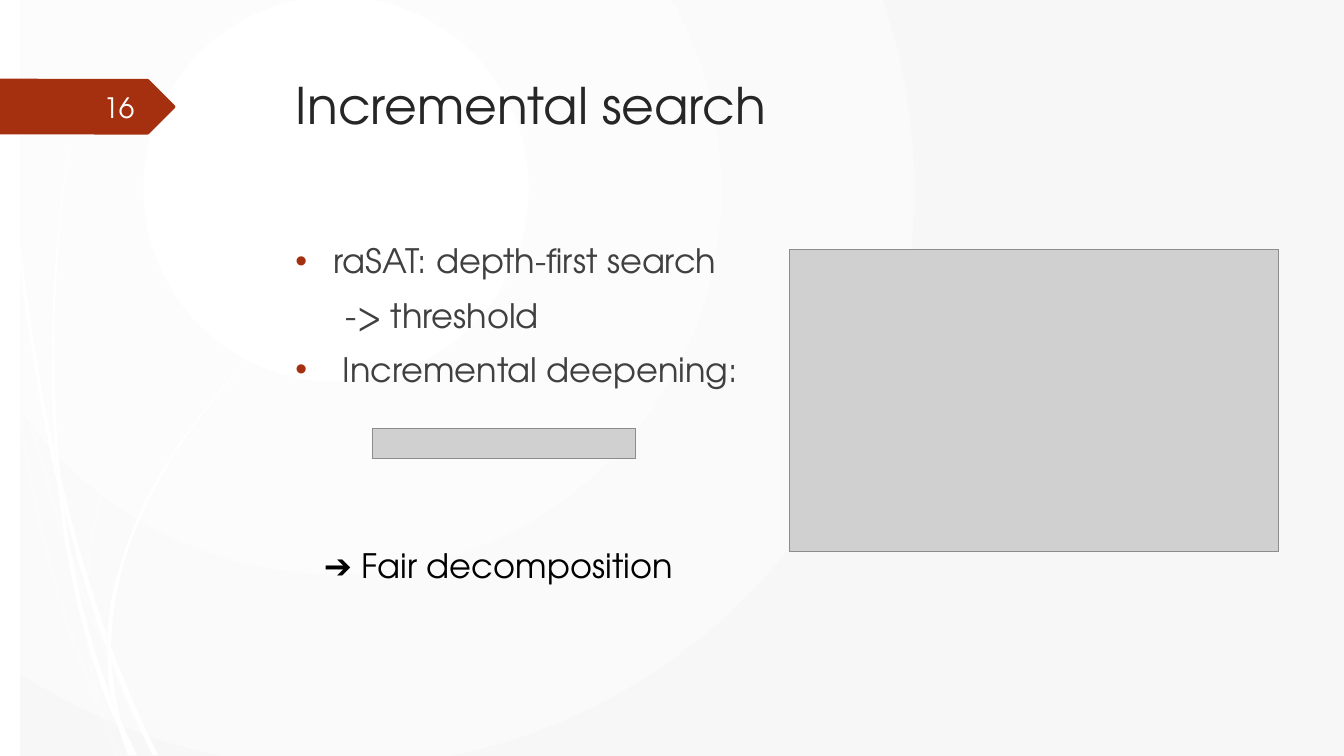
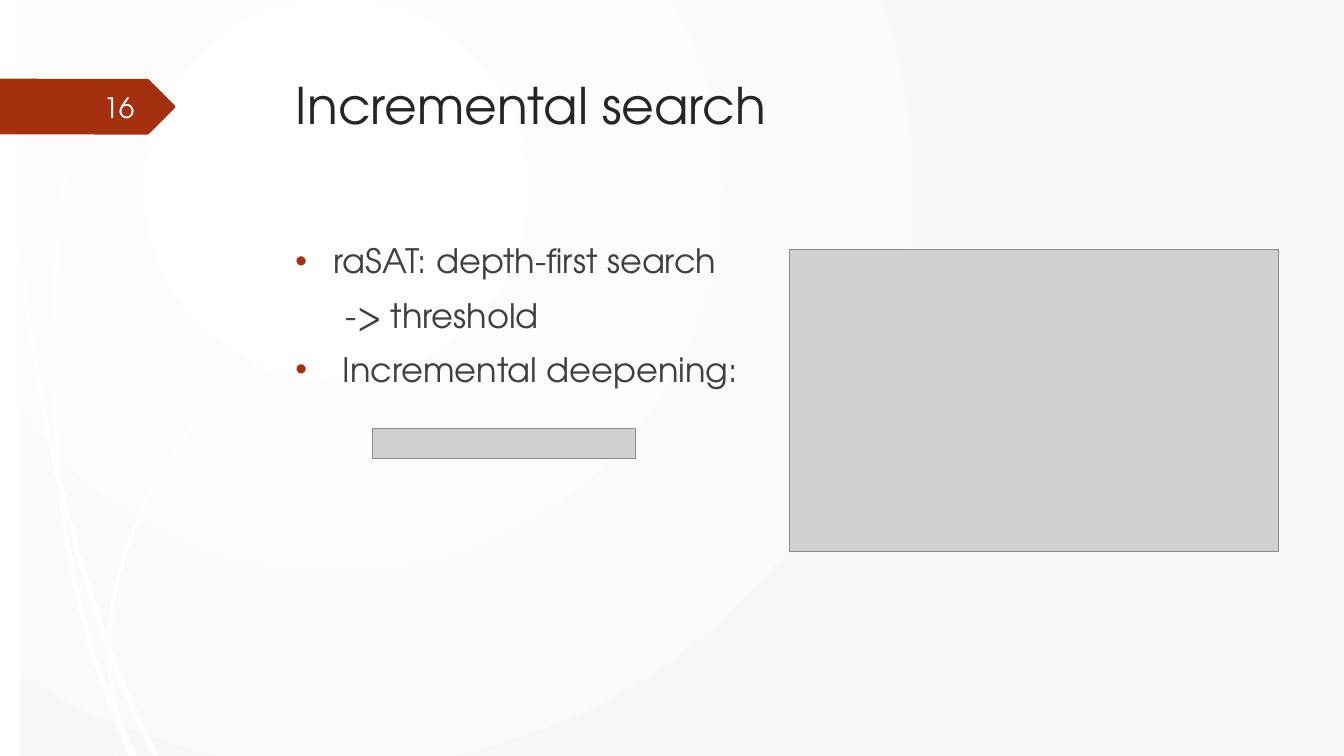
Before and after one commit to tungvx/raSAT, a slide deck: slide 16 of report/2014-11-04.pptx. Drawn at 1344x756 pixels with LibreOffice and Linux fonts; fonts in the diff are those of the drawing; grey boxes stand for pictures. Boxes give left, top, right and bottom in pixels: in the first picture for what was removed or moved away, otherwise in the second. Text is boxed around its words. In the diff, an @@ line names an element or a change of style, - is before the commit and + after.

```diff
--- a/report/2014-11-04.pptx
+++ b/report/2014-11-04.pptx
@@ text removed at box(361, 553, 673, 585) @@
-➔ Fair decomposition
```
Also in this commit, not shown: 6 other files.
